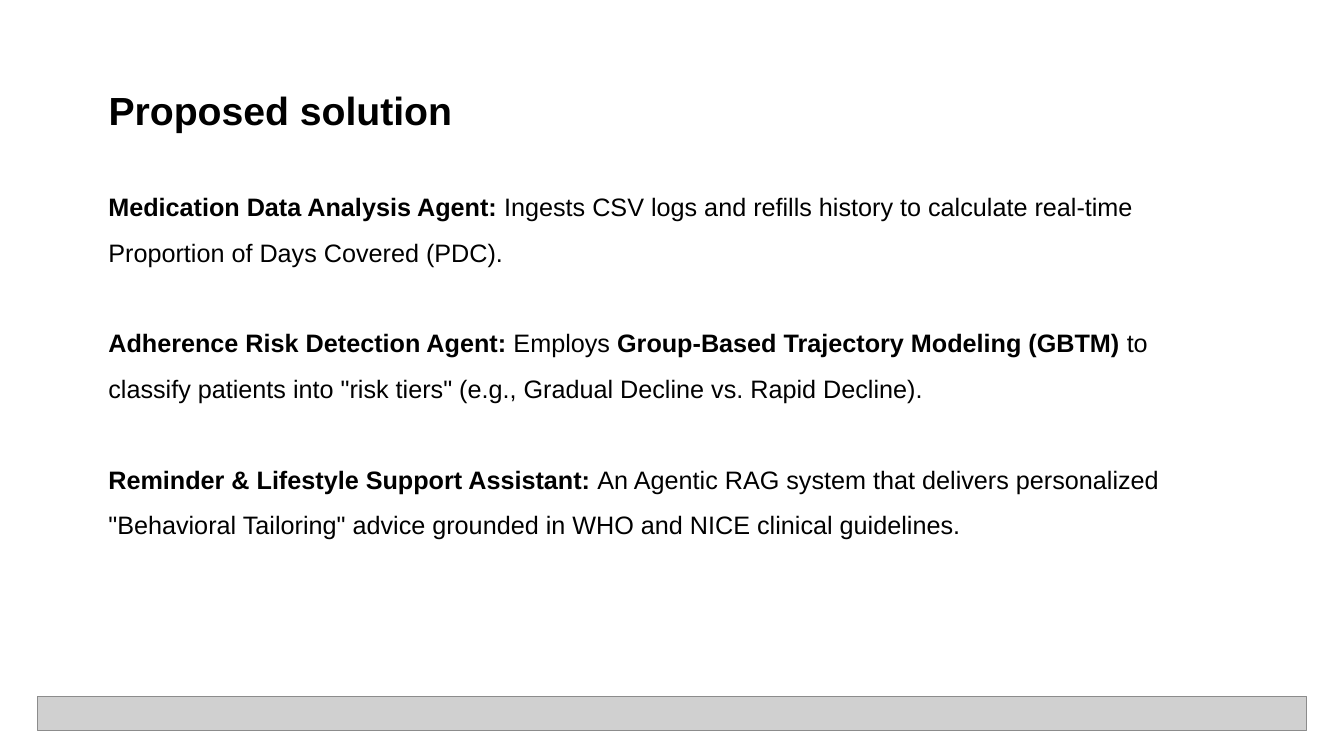
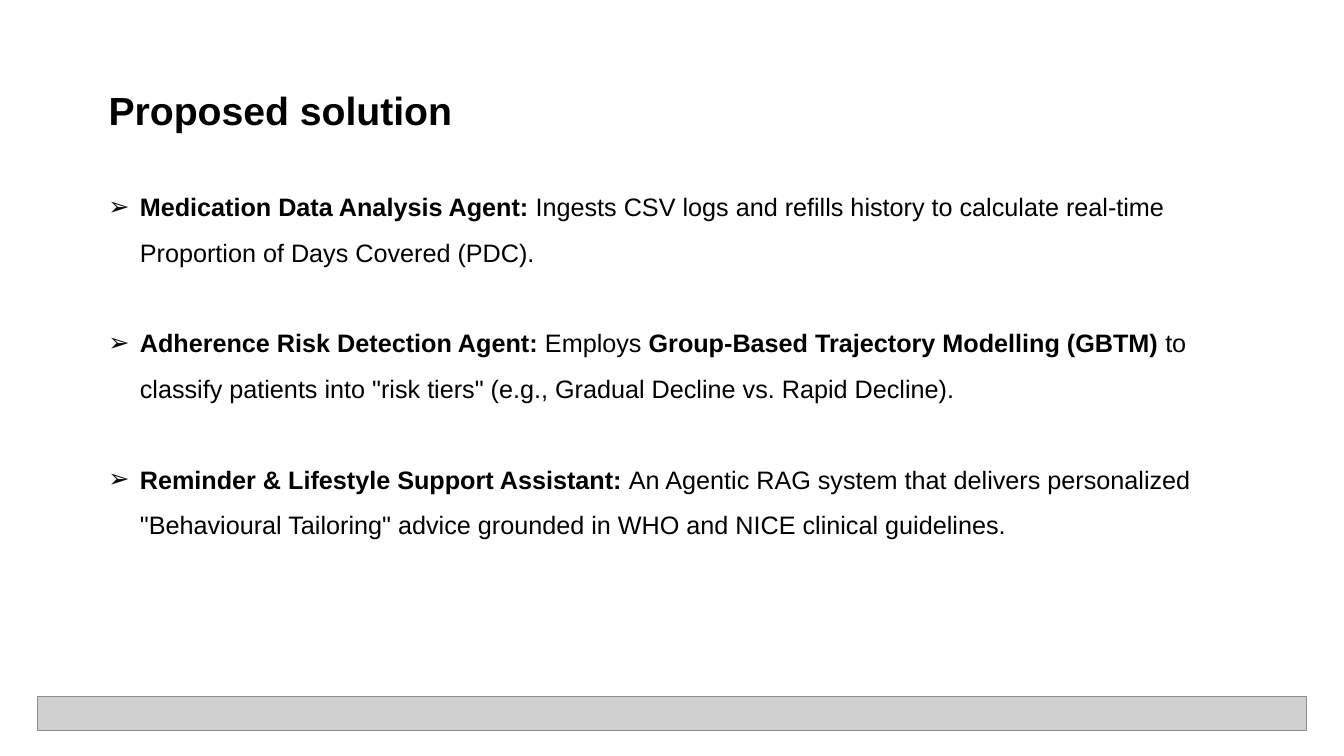
Before and after one commit to sandeep5shetty/langflow-medication-agent, a slide deck: slide 4 of Hackthon Project Presentation.pptx. Drawn at 1344x756 pixels with LibreOffice and Linux fonts; fonts in the diff are those of the drawing; grey boxes stand for pictures. Boxes give left, top, right and bottom in pixels: in the first picture for what was removed or moved away, otherwise in the second. Text is boxed around its words. In the diff, an @@ line names an element or a change of style, - is before the commit and + after.

Commit message:
Made changes in ppt

```diff
--- a/Hackthon Project Presentation.pptx
+++ b/Hackthon Project Presentation.pptx
@@ text at <box>140,197,1164,267</box>: bullet none to ➢ @@
@@ text at <box>140,333,1190,540</box>: text changed @@
-Adherence Risk Detection Agent: Employs Group-Based Trajectory Modeling (GBTM) to classify patients into "risk tiers" (e.g., Gradual Decline vs. Rapid Decline).
-Reminder & Lifestyle Support Assistant: An Agentic RAG system that delivers personalized "Behavioral Tailoring" advice grounded in WHO and NICE clinical guidelines.
+➢ Adherence Risk Detection Agent: Employs Group-Based Trajectory Modelling (GBTM) to classify patients into "risk tiers" (e.g., Gradual Decline vs. Rapid Decline).
+➢ Reminder & Lifestyle Support Assistant: An Agentic RAG system that delivers personalized "Behavioural Tailoring" advice grounded in WHO and NICE clinical guidelines.
```
Also in this commit, not shown: 8 other slides changed, 6 slides added, 4 slides removed.
